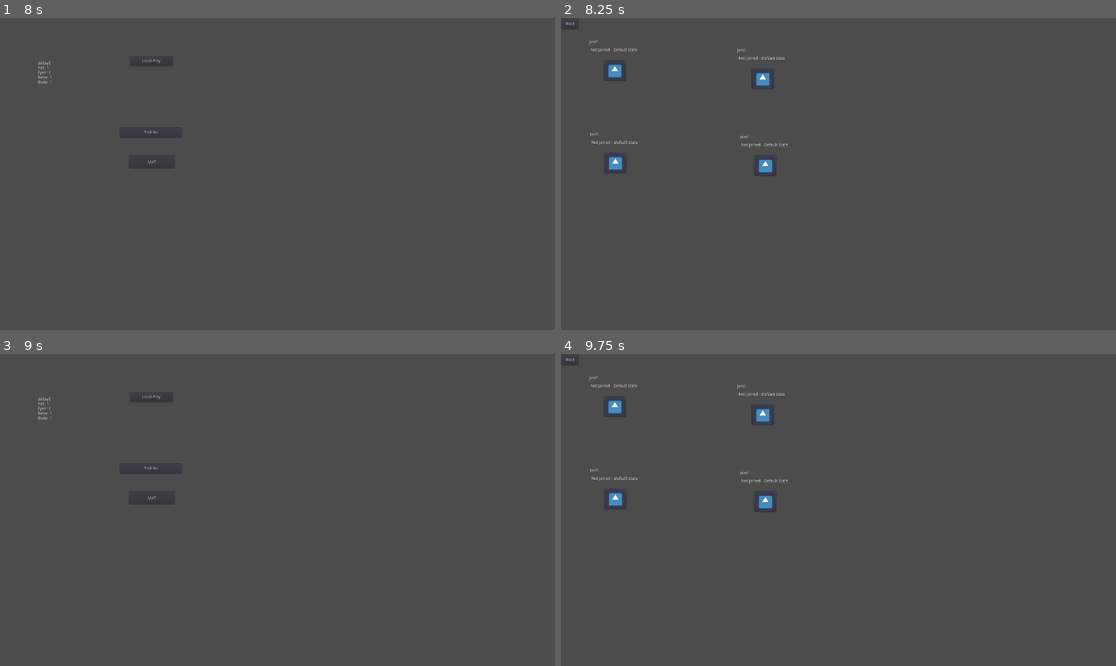
Above: before the commit, frames 1-4 (two rows, left to right).
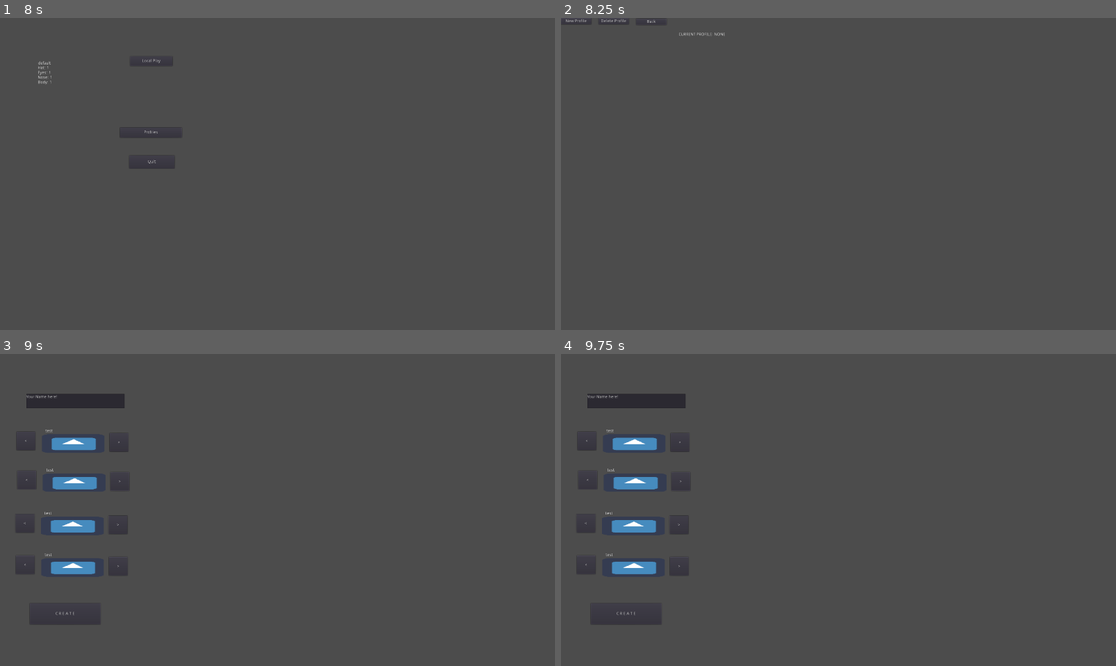
Above: after the commit, the same moments.

Repository: JustinWinningham/ProjectPaintmixer
Game: Godot game, scene res://Scenes/Splash_Screens/Splash_GODOT.tscn
Same seed, same stepped clock (60 frames per second), same inputs: the game is played once before the commit and once after it. The engine's default icon, where the game draws it, is replaced by a stand-in: a white triangle on a blue panel in a dark square.
Inputs (mouse positions are in pixels of both pictures, inside the frame that each line leads up to):
- Up to frame 1 (8 s): tap Enter at 0.5, 2, 3.5 s; tap Space at 1.25, 2.75 s
- Up to frame 2 (8.25 s): click "Local Play" at 8 s
- Up to frame 3 (9 s): click (16, 357) at 8.75 s, where only the run after the commit has a clickable "New Profile"
- Up to frame 4 (9.75 s): click (710, 397) at 9.5 s, where only the run before the commit has a clickable "Local Play"

Frame 1 is identical in both runs. In frame 2, 0.7% of the frame differs, in the area x 0-41%, y 0-50%; in frame 3, 2.2%; in frame 4, 2.7%, in the area x 0-41%, y 1-84%.

Commit message:
WIP Stat tracking
WIP Stat tracking - Non functional

Diff:
--- a/Scenes/Game_Boards/LocalPlayBoard.tscn
+++ b/Scenes/Game_Boards/LocalPlayBoard.tscn
@@ -7,6 +7,7 @@
 script = ExtResource( 2 )
 
 [node name="CP1" parent="." instance=ExtResource( 1 )]
+visible = false
 anchor_top = 1.0
 margin_left = 50.0
 margin_top = 780.0
@@ -14,6 +15,7 @@
 margin_bottom = 780.0
 
 [node name="CP2" parent="." instance=ExtResource( 1 )]
+visible = false
 anchor_top = 1.0
 anchor_right = 0.0
 margin_left = 550.0
@@ -24,6 +26,7 @@
 playerNumber = 2
 
 [node name="CP3" parent="." instance=ExtResource( 1 )]
+visible = false
 anchor_top = 1.0
 margin_left = 1050.0
 margin_top = 780.0
@@ -33,6 +36,7 @@
 playerNumber = 3
 
 [node name="CP4" parent="." instance=ExtResource( 1 )]
+visible = false
 anchor_top = 1.0
 margin_left = 1550.0
 margin_top = 780.0
@@ -73,6 +77,36 @@
 "_edit_use_anchors_": false
 }
 
+[node name="deltaR" type="Label" parent="."]
+margin_left = 1214.49
+margin_top = 63.8252
+margin_right = 1270.49
+margin_bottom = 83.8252
+text = "deltaR"
+__meta__ = {
+"_edit_use_anchors_": false
+}
+
+[node name="deltaB" type="Label" parent="."]
+margin_left = 1381.95
+margin_top = 65.0945
+margin_right = 1438.95
+margin_bottom = 88.0945
+text = "deltaB"
+__meta__ = {
+"_edit_use_anchors_": false
+}
+
+[node name="deltaG" type="Label" parent="."]
+margin_left = 1302.49
+margin_top = 63.8252
+margin_right = 1355.49
+margin_bottom = 83.8252
+text = "deltaG"
+__meta__ = {
+"_edit_use_anchors_": false
+}
+
 [node name="PaintBucket" type="ColorRect" parent="."]
 margin_left = 1225.24
 margin_top = 266.214
@@ -81,4 +115,13 @@
 __meta__ = {
 "_edit_use_anchors_": false
 }
+
+[node name="AddedColor" type="ColorRect" parent="."]
+margin_left = 1289.85
+margin_top = 96.3118
+margin_right = 1367.85
+margin_bottom = 154.312
+__meta__ = {
+"_edit_use_anchors_": false
+}
 [connection signal="timeout" from="StateTimer" to="." method="_on_StateTimer_timeout"]
--- a/Scenes/Menus/MainMenu.tscn
+++ b/Scenes/Menus/MainMenu.tscn
@@ -22,7 +22,7 @@
 __meta__ = {
 "_edit_use_anchors_": false
 }
-scenePath = "res://Scenes/Menus/Pregame_Lobby_Local.tscn"
+scenePath = "res://Scenes/Menus/Profile_Picker_Main.tscn"
 
 [node name="QuitButton" type="Button" parent="."]
 margin_left = 447.0
--- a/Scenes/Menus/Profile_Picker.tscn
+++ b/Scenes/Menus/Profile_Picker_Main.tscn
@@ -1,9 +1,9 @@
 [gd_scene load_steps=5 format=2]
 
-[ext_resource path="res://Scripts/Profile_Picker.gd" type="Script" id=1]
+[ext_resource path="res://Scripts/DeleteProfileBtn.gd" type="Script" id=1]
 [ext_resource path="res://Scripts/ActiveProfileLabel.gd" type="Script" id=2]
-[ext_resource path="res://Scripts/ButtonChangeScene.gd" type="Script" id=3]
-[ext_resource path="res://Scripts/DeleteProfileBtn.gd" type="Script" id=4]
+[ext_resource path="res://Scripts/Profile_Picker.gd" type="Script" id=3]
+[ext_resource path="res://Scripts/ButtonChangeScene.gd" type="Script" id=4]
 
 [node name="Profile_Picker" type="Control"]
 anchor_right = 1.0
@@ -58,18 +58,21 @@
 margin_bottom = 300.0
 rect_min_size = Vector2( 200, 300 )
 custom_constants/separation = 5
-script = ExtResource( 1 )
+script = ExtResource( 3 )
 __meta__ = {
 "_edit_use_anchors_": false
 }
 
 [node name="CurrentProfile" type="Label" parent="."]
-margin_left = 325.692
-margin_top = 53.6652
-margin_right = 525.692
-margin_bottom = 67.6652
-text = "CURRENT PROFILE: DEFAULT"
+margin_left = 406.865
+margin_top = 49.8897
+margin_right = 606.865
+margin_bottom = 63.8897
+text = "CURRENT PROFILE: NONE"
 script = ExtResource( 2 )
 __meta__ = {
 "_edit_use_anchors_": false
 }
+
+[node name="StatContainer" type="Node2D" parent="."]
+position = Vector2( 424.745, 112.321 )
--- a/Scripts/Autoloads/DATABANK.gd
+++ b/Scripts/Autoloads/DATABANK.gd
@@ -5,14 +5,14 @@
 var isP2Active = false
 var isP3Active = false
 var isP4Active = false
-var numRounds = 3
+var numRounds = 4
 
 var countdownTime = 4
 var showBaseTime = 4
 var pourTime = 2
 var capTime = 2
 var mixTime = 5
-var revealTime = 2
+var revealTime = 5
 var resetTime = 3
 var endGameTime = 15
 
--- a/Scripts/Autoloads/GLOBAL.gd
+++ b/Scripts/Autoloads/GLOBAL.gd
@@ -3,7 +3,7 @@
 enum GAMESTATE {IDLE, ENTERSCENE, LEAVESCENE, POURING, MIXING, WIN, LOSE}
 var STATE
 var did_find_settings = false
-var generic_setting_1 = "gs1"
+var max_add_volume = 100
 var generic_setting_2  = "gs2"
 
 
@@ -23,7 +23,7 @@
 
 func form_save():
 	var save_dict = {
-		"generic_setting_1" : generic_setting_1,
+		"max_add_volume" : max_add_volume,
 		"generic_setting_2" :generic_setting_2
 	}
 	return save_dict
@@ -40,8 +40,8 @@
 func load_settings():
 	var save_file = File.new()
 	if not save_file.file_exists(str("user://settings.txt")):
-		print("Unable to find existing settings file")
-		return false
+		print("Unable to find existing settings file, creating now.")
+		save_settings()
 	save_file.open(str("user://settings.txt"), File.READ)
 	var settings_data = {}
 	settings_data = save_file.get_var()
--- a/Scripts/Autoloads/ProfileHandler.gd
+++ b/Scripts/Autoloads/ProfileHandler.gd
@@ -10,7 +10,7 @@
 const maxNose = 4
 const maxBody = 4
 
-var profile_currently_handling = 1
+#var profile_currently_handling = 1
 
 
 func _ready():
--- a/Scripts/Classes/Profile.gd
+++ b/Scripts/Classes/Profile.gd
@@ -8,11 +8,19 @@
 var hatUnlocks
 var characterOutfit
 
+# Stats
+var stat_GamesPlayed = 0
+var stat_RoundsPlayed = 0
+var stat_GameWins = 0
+var stat_RoundWins = 0
+var stat_AverageAccuracy = 0 # aka round score
+var stat_PerfectGuesses = 0
+
 func _init():
-	self.saveVersion = 0.1
+	self.saveVersion = 0.2
 	self.profileName = "default"
 	self.profileSettings = []
-	self.hatUnlocks = [1,0,0,0,0,0,0,0,0,0,0]
+	self.hatUnlocks = [1,0,0,0,0,0,0,0,0,0,0,0,0,0,0,0,0,0,0,0]
 	self.characterOutfit = [1,1,1,1]
 
 
@@ -71,7 +79,15 @@
 	for i in hatUnlocks:
 		hatUnlocks[i] = 0
 	hatUnlocks[0] = 1
+	for i in characterOutfit:
+		characterOutfit[i] = 0
 	profileSettings = []
+	stat_GamesPlayed = 0
+	stat_RoundsPlayed = 0
+	stat_GameWins = 0
+	stat_RoundWins = 0
+	stat_AverageAccuracy = 0 # aka round score
+	stat_PerfectGuesses = 0
 
 
 func delete():
@@ -86,10 +102,60 @@
 		"profileName" : profileName,
 		"profileSettings" : profileSettings,
 		"hatUnlocks" : hatUnlocks,
-		"characterOutfit" : characterOutfit
+		"characterOutfit" : characterOutfit,
+		"stat_GamesPlayed" : stat_GamesPlayed,
+		"stat_RoundsPlayed" : stat_RoundsPlayed,
+		"stat_GameWins" : stat_GameWins,
+		"stat_RoundWins" : stat_RoundWins,
+		"stat_AverageAccuracy" : stat_AverageAccuracy,
+		"stat_PerfectGuesses" : stat_PerfectGuesses
 	}
 	return save_dict
 
 
+# Converts an old save version to a new save version
 func _convert_save(oldData, desiredVersion):
 	pass
+
+
+# Called at the end of each game
+# didwin - bool : true if player won the game, false if they tied or lost
+func updateStats_GameOver(didWin: bool):
+	stat_GamesPlayed += 1
+	if didWin:
+		stat_GameWins += 1
+	save()
+
+
+func updateStats_RoundOver(didWin: bool, roundScore: int):
+	stat_RoundsPlayed += 1
+	if stat_RoundsPlayed > 10:
+		hatUnlocks[7] = 1
+	if stat_RoundsPlayed > 100:
+		hatUnlocks[8] = 1
+	if stat_RoundsPlayed > 500:
+		hatUnlocks[9] = 1
+	if stat_RoundsPlayed > 1000:
+		hatUnlocks[10] = 1
+	if stat_RoundsPlayed > 5000:
+		hatUnlocks[11] = 1
+	if stat_RoundsPlayed > 10000:
+		hatUnlocks[12] = 1
+	if didWin:
+		stat_RoundWins += 1
+		if stat_RoundWins > 50:
+			hatUnlocks[2] = 1 # unlock 50 round wins hat
+		if stat_RoundWins > 100:
+			hatUnlocks[3] = 1 # unlock 100 round wins hat
+		if stat_RoundWins > 500:
+			hatUnlocks[4] = 1 # unlock 500 round wins hat
+		if stat_RoundWins > 1000:
+			hatUnlocks[5] = 1 # unlock 1000 round wins hat
+		if stat_RoundWins > 5000:
+			hatUnlocks[6] = 1 # unlock 5000 round wins hat
+	if roundScore == 765:
+		stat_PerfectGuesses += 1
+		hatUnlocks[1] = 1 # unlock perfect guess hat
+	stat_AverageAccuracy = (stat_RoundsPlayed * stat_AverageAccuracy + roundScore) / (stat_RoundsPlayed + 1)
+	# Check for average score hat unlock (later on)
+	save()
--- a/Scripts/LocalPlayController.gd
+++ b/Scripts/LocalPlayController.gd
@@ -14,6 +14,18 @@
 var addedRed = 0
 var addedBlue = 0
 var addedGreen = 0
+var addedWhite = 0
+var addedBlack = 0
+
+var pit = 0
+var rRed = 0
+var rBlue = 0
+var rGreen = 0
+
+var p1
+var p2
+var p3
+var p4
 
 var resultColor
 
@@ -35,14 +47,18 @@
 # While I work on the basic functionality, I will keep at just one player, so don't have to deal with this... yet
 func _assignPlayers():
 	# Would be cleaner to store as a small array insted of like this
-	if !DATABANK.isP4Active:
-		$CP4.visible = false
-	if !DATABANK.isP3Active:
-		$CP3.visible = false
-	if !DATABANK.isP2Active:
-		$CP2.visible = false
-	if !DATABANK.isP1Active:
-		$CP1.visible = false
+	if DATABANK.isP4Active:
+		$CP4.visible = true
+		p4 = PROFILEHANDLER.p4Profile
+	if DATABANK.isP3Active:
+		$CP3.visible = true
+		p3 = PROFILEHANDLER.p3Profile
+	if DATABANK.isP2Active:
+		$CP2.visible = true
+		p2 = PROFILEHANDLER.p2Profile
+	if DATABANK.isP1Active:
+		$CP1.visible = true
+		p1 = PROFILEHANDLER.p1Profile
 
 
 # Updates that only need to be calculated during a change in game state should go here
@@ -68,6 +84,7 @@
 		$StateTimer.start(DATABANK.pourTime)
 		return
 	if currentState == GAMESTATE.POURING:
+		# Add random paint here
 		currentState = GAMESTATE.CAPPING
 		$DEBUG_LABEL.text = "Capping"
 		$StateTimer.start(DATABANK.capTime)
@@ -80,19 +97,46 @@
 	if currentState == GAMESTATE.MIXING:
 		currentState = GAMESTATE.REVEALING
 		$DEBUG_LABEL.text = "Revealing"
+		_pickAddedValues()
+		$PaintBucket.color.r8 = rRed
+		$PaintBucket.color.g8 = rGreen
+		$PaintBucket.color.b8 = rBlue
 		$StateTimer.start(DATABANK.revealTime)
 		return
 	if currentState == GAMESTATE.REVEALING:
 		roundNumber += 1
-		# TODO: UnFugly
+		var p1Score = _calculateScore($CP1.get_Picked_Colors())
+		var p2Score = _calculateScore($CP2.get_Picked_Colors())
+		var p3Score = _calculateScore($CP3.get_Picked_Colors())
+		var p4Score = _calculateScore($CP4.get_Picked_Colors())
+		var winningPlayer = 1
+		# TODO: Calculate winning player
+#		if p1Score > p2Score || !DATABANK.isP2Active): # if player 1 > player 2, or if player 2 isnt playing...
+#			if p1Score > p3Score || !DATABANK.isP3Active):
+#				if p1Score > p4Score || !DATABANK.isP4Active):
+#					winningPlayer = 1
+
+		var updateWins = false
+		if (DATABANK.activePlayers > 1): # update stats if more than one player
+			updateWins = true
+
+		# TODO: UnFugly and make calls to profiles to update stats
 		if $CP1.visible:
-			$CP1.show_Round_Score(5, _calculateScore($CP1.get_Picked_Colors()))
+			$CP1.show_Round_Score(5, p1Score)
+			if updateWins:
+				p1.stats_roundOver()
 		if $CP2.visible:
-			$CP2.show_Round_Score(5, _calculateScore($CP2.get_Picked_Colors()))
+			$CP2.show_Round_Score(5, p2Score)
+			if updateWins:
+				pass
 		if $CP3.visible:
-			$CP3.show_Round_Score(5, _calculateScore($CP3.get_Picked_Colors()))
+			$CP3.show_Round_Score(5, p3Score)
+			if updateWins:
+				pass
 		if $CP4.visible:
-			$CP4.show_Round_Score(5, _calculateScore($CP4.get_Picked_Colors()))
+			$CP4.show_Round_Score(5, p4Score)
+			if updateWins:
+				pass
 		if roundNumber > DATABANK.numRounds:
 			currentState = GAMESTATE.GAMEWIN
 			$DEBUG_LABEL.text = "Game Over!"
@@ -114,7 +158,6 @@
 		return
 	if currentState == GAMESTATE.GAMEWIN:
 		# At this point, we would save all player statistic before leaving the scene
-
 		# Reset all players to inactive base state to prevent errors
 		DATABANK.isP1Active = false
 		DATABANK.isP2Active = false
@@ -124,17 +167,13 @@
 
 
 func _calculateScore(colorValArr):
-	var pickedRed = colorValArr[0]
-	var pickedBlue = colorValArr[1]
-	var pickedGreen = colorValArr[2]
-
-	var scoreRed = abs(colorValArr[0] - randRed)
-	var scoreBlue = abs(colorValArr[1] - randBlue)
-	var scoreGreen = abs(colorValArr[2] - randGreen)
+	var scoreRed = abs(colorValArr[0] - rRed)
+	var scoreBlue = abs(colorValArr[1] - rBlue)
+	var scoreGreen = abs(colorValArr[2] - rGreen)
 
 	var roundScore = 765 - stepify(scoreRed + scoreBlue + scoreGreen, 1.0)
-
 	return roundScore
+
 
 func _pickBaseColor():
 	rng.randomize()
@@ -146,7 +185,70 @@
 	print(randBlue)
 	print(randGreen)
 	baseColor = Color(randRed, randBlue, randGreen)
-#		$PaintBucket.color = baseColor
 	$PaintBucket.color.r8 = randRed
 	$PaintBucket.color.b8 = randBlue
 	$PaintBucket.color.g8 = randGreen
+	pit += randRed + randBlue + randGreen
+
+
+func _pickAddedValues():
+	rng.randomize()
+	# Note, these number represent volumes of a pure color
+	addedRed = rng.randf_range(0, GLOBAL.max_add_volume)
+	addedBlue = rng.randf_range(0, GLOBAL.max_add_volume)
+	addedGreen = rng.randf_range(0, GLOBAL.max_add_volume)
+	addedBlack = rng.randf_range(0, GLOBAL.max_add_volume)
+	addedWhite = rng.randf_range(0, GLOBAL.max_add_volume)
+
+	pit = randRed + randBlue + randGreen + addedRed + addedBlue + addedGreen + addedWhite + addedBlack
+
+	var ratioRed = (randRed + addedRed + addedWhite) / pit
+	var ratioBlue = (randBlue + addedBlue + addedWhite) / pit
+	var ratioGreen = (randGreen + addedGreen + addedWhite) / pit
+
+	rRed = int(round(ratioRed * 255))
+	rBlue = int(round(ratioBlue * 255))
+	rGreen = int(round(ratioGreen * 255))
+	resultColor = Color(rRed, rGreen, rBlue)
+	return resultColor
+
+#	ex 2: VALIDATED CORRECT - DO NOT DELETE THIS COMMENT
+#
+#0,0,0 (pit size 100) (black start)
+#add 25 red
+#25,0,0 (pit size 125)
+#add 30 white
+#55,30,30 (pit size 155)
+#add 50 blue
+#55,30,80 (pit size 205)
+#
+#RC: 55 / 205 = .268 * 255 = 68.34 --> 68
+#GC: 30 / 205 = .146 * 255 = 37.23 --> 37
+#BC: 80 / 205 = .390 * 255 = 99.51 --> 100
+
+	print("Added color values: ")
+	print("Red: " + addedRed)
+	print("Blue:" + addedBlue)
+	print("Green: " + addedGreen)
+	print("White: " + addedWhite)
+	print("Black: " + addedBlack)
+
+
+func _addRed():
+	pass
+
+
+func _addBlue():
+	pass
+
+
+func _addGreen():
+	pass
+
+
+func _addWhite():
+	pass
+
+
+func _addBlack():
+	pass
--- a/Scripts/MainMenuController.gd
+++ b/Scripts/MainMenuController.gd
@@ -1,10 +1,4 @@
 extends Control
-
-
-# Declare member variables here. Examples:
-# var a = 2
-# var b = "text"
-
 
 # Called when the node enters the scene tree for the first time.
 func _ready():
Not shown: 3 places in Scenes/Menus/Profile_Picker_Main.tscn that only renumber resources
